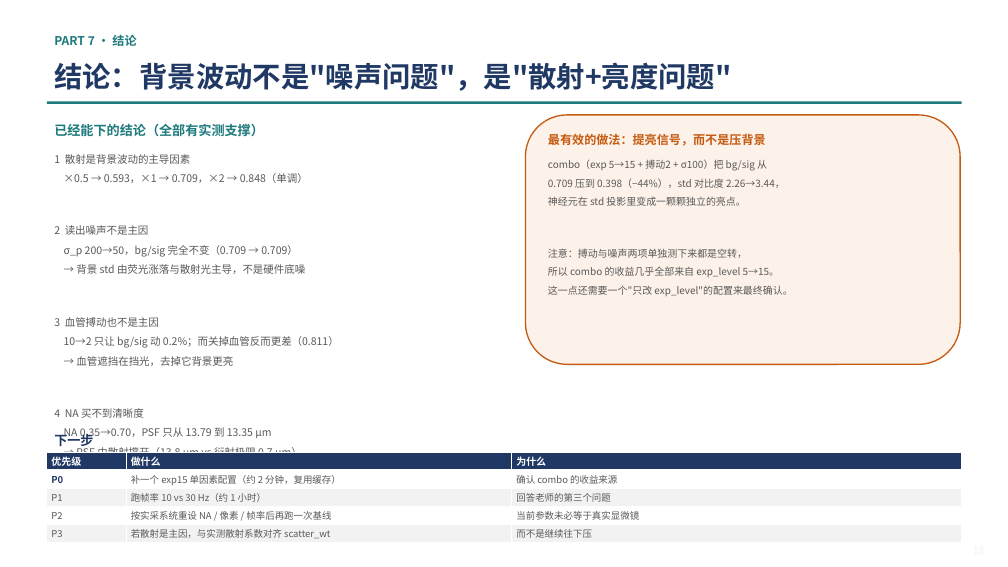
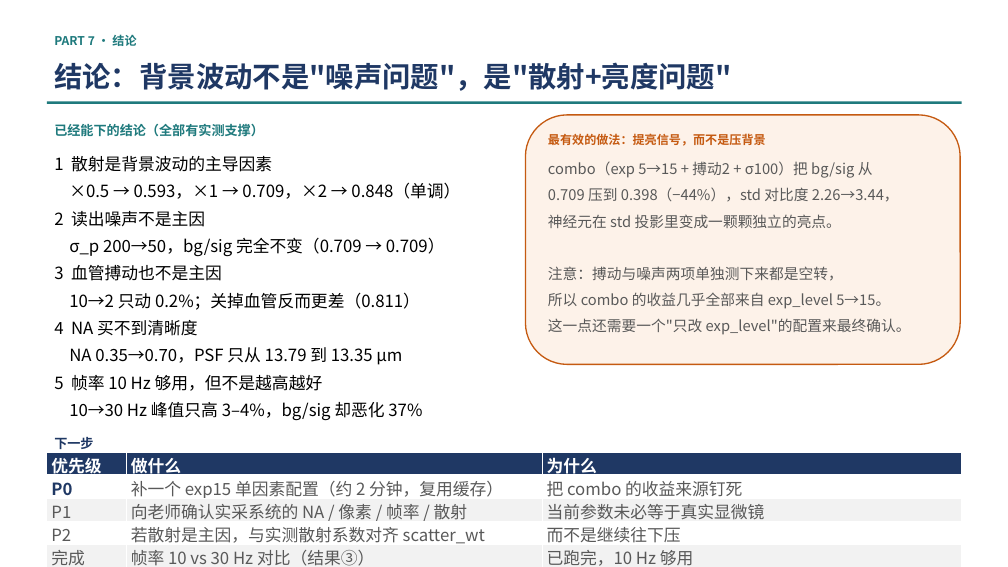
Before and after one commit to hyx0320/NAOMi1p, a slide deck: slide 15 of NAOMi1p_虚拟数据生成_深度复盘.pptx (slide 18 before the commit). Drawn at 1008x567 pixels with LibreOffice and Linux fonts; fonts in the diff are those of the drawing. Boxes give left, top, right and bottom in pixels: in the first picture for what was removed or moved away, otherwise in the second. Text is boxed around its words. In the diff, an @@ line names an element or a change of style, - is before the commit and + after.

```diff
--- a/NAOMi1p_虚拟数据生成_深度复盘.pptx
+++ b/NAOMi1p_虚拟数据生成_深度复盘.pptx
@@ text at bbox=[54, 156, 460, 365]: size 10 to 16 pt, text colour #595959 to #000000 in "1 散射是背景波动的主导因素", "×0.5 → 0.593，×1 → 0.709，×2 → 0.848（单调）", "2 读出噪声不是主因", "σ_p 200→50，bg/sig 完全不变（0.709 → 0.709）" and 3 more places; line spacing 1.3 to 1.25; less space between paragraphs @@
@@ text "combo（exp 5→15 + 搏动2 + ..." at bbox=[548, 161, 911, 335]: size 9.5 to 14 pt @@
@@ text at bbox=[76, 264, 305, 274]: paragraph removed @@
-→ 背景 std 由荧光涨落与散射光主导，不是硬件底噪
@@ text at bbox=[69, 292, 420, 310]: text changed; size 10 to 16 pt; text colour #595959 to #000000 @@
-10→2 只让 bg/sig 动 0.2%；而关掉血管反而更差（0.811）
-→ 血管遮挡在挡光，去掉它背景更亮
+10→2 只动 0.2%；关掉血管反而更差（0.811）
@@ text at bbox=[54, 375, 422, 421]: text changed; size 10 to 16 pt; text colour #595959 to #000000 @@
-→ PSF 由散射撑开（13.8 µm vs 衍射极限 0.7 µm）
+5 帧率 10 Hz 够用，但不是越高越好
+10→30 Hz 峰值只高 3–4%，bg/sig 却恶化 37%
@@ text "下一步" rewrapped from bbox=[54, 431, 93, 449] to bbox=[54, 437, 93, 449] @@
@@ table at bbox=[47, 452, 962, 567] @@
-row 2, column 3: 确认 combo 的收益来源
+row 2, column 3: 把 combo 的收益来源钉死
-row 3, column 2: 跑帧率 10 vs 30 Hz（约 1 小时）
+row 3, column 2: 向老师确认实采系统的 NA / 像素 / 帧率 / 散射
-row 3, column 3: 回答老师的第三个问题
+row 3, column 3: 当前参数未必等于真实显微镜
-row 4, column 2: 按实采系统重设 NA / 像素 / 帧率后再跑一次基线
+row 4, column 2: 若散射是主因，与实测散射系数对齐 scatter_wt
-row 4, column 3: 当前参数未必等于真实显微镜
+row 4, column 3: 而不是继续往下压
-row 5: P3 | 若散射是主因，与实测散射系数对齐 scatter_wt | 而不是继续往下压
+row 5: 完成 | 帧率 10 vs 30 Hz 对比（结果③） | 已跑完，10 Hz 够用
@@ size 9.5 to 16 pt in "优先级", "做什么", "为什么" @@
@@ size 9 to 16 pt in "P0", "补一个 exp15 单因素配置（约 2 分钟，复用缓存）", "P1", "P2" @@
```
Also in this commit, not shown: 13 other slides changed, 1 slide added, 4 slides removed.
